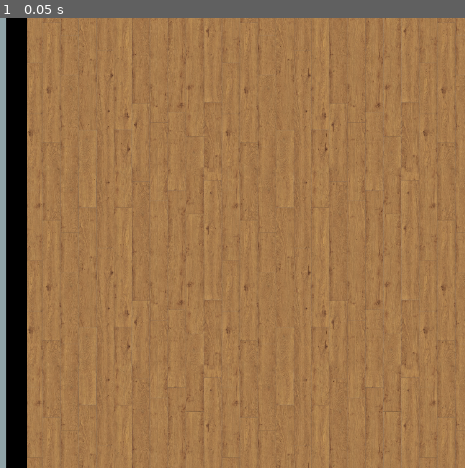
Above: before the commit, frame 1.
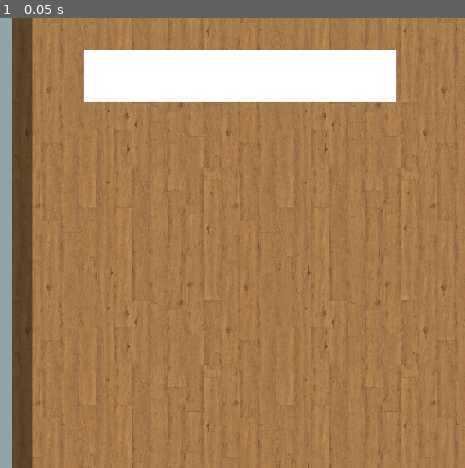
Above: after the commit, the same moment.

Repository: NoNormalDev/GameOff2025
Game: Godot game, scene res://scenes/game_plan.tscn
The game is run twice, just before and just after one commit, with the same random seed, the same clock (stepped at 60 frames per second) and the same inputs. The project has no main scene, so this scene is started directly.
Inputs:
- Up to frame 1 (0.05 s): no input

The runs differ from the first frame. In frame 1, 14% of the frame differs, in the area x 1-86%, y 0-100%.

Commit message:
progress

Diff:
--- a/scenes/game_plan.tscn
+++ b/scenes/game_plan.tscn
@@ -63,11 +63,14 @@
 shader = SubResource("Shader_ihj41")
 shader_parameter/size = Vector2(50, 1080)
 shader_parameter/tex = ExtResource("2_q1e77")
-shader_parameter/scale = 0.0
-shader_parameter/brightness = 0.0
+shader_parameter/scale = 2.2800000000000002
+shader_parameter/brightness = 0.595
 
 [sub_resource type="QuadMesh" id="QuadMesh_ac0ro"]
 size = Vector2(50, 1080)
+
+[sub_resource type="QuadMesh" id="QuadMesh_q1e77"]
+size = Vector2(750, 125)
 
 [node name="GamePlan" type="Node2D"]
 script = ExtResource("1_64cwe")
@@ -93,5 +96,9 @@
 
 [node name="MeshInstance2D" type="MeshInstance2D" parent="Game/Shop"]
 material = SubResource("ShaderMaterial_ljmk2")
-position = Vector2(-536, 0)
+position = Vector2(-523, 0)
 mesh = SubResource("QuadMesh_ac0ro")
+
+[node name="MeshInstance2D2" type="MeshInstance2D" parent="Game/Shop"]
+position = Vector2(0, -401)
+mesh = SubResource("QuadMesh_q1e77")
Not shown, changed: external/plywood_1k/plywood_diff_1k.jpg.import
Not shown, removed: external/wood_planks_1k/source.txt
Binary file removed: external/wood_planks_1k/wood_planks_diff_1k.jpg
Not shown: 1 places in scenes/game_plan.tscn that only renumber resources
